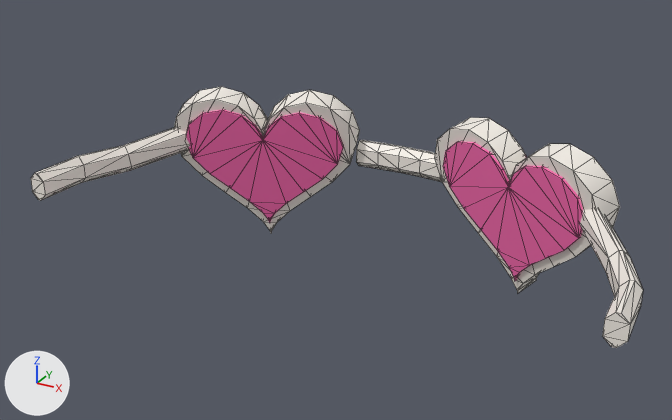
The FBX model TourDeLaChance-Unity/Assets/Models/lunettes_coeur.fbx, before and after one commit.
Rendered twice from a 50 mm camera at (0.538, -1.106, 0.526) aimed at (-0.011, -0.109, 0.027). The axes (+X, +Y, +Z) are drawn at lower left. The lights are the same throughout. The older version comes first. Mesh edges are drawn as thin lines. Where no turn or scale is listed for an object, it has been applied to the vertices.

Script lines for the objects in view, before the commit:
```python
me_lunettes_coeur_001 = bpy.data.meshes.new('lunettes_coeur.001')
me_lunettes_coeur_001.from_pydata(...)  # 344 vertices, 652 faces; spans x -0.407..0.407, y -0.263..0.087, z -0.109..0.135
# faces by material slot: [216, 412, 24]
me_lunettes_coeur_001.materials.append(mat_m_verrerose)  # pink #ff6fb5
me_lunettes_coeur_001.materials.append(mat_m_blanccasse)  # white #f4eee6
me_lunettes_coeur_001.materials.append(mat_m_reflet)  # white #ffffff
ob_lunettes_coeur = bpy.data.objects.new('lunettes_coeur', me_lunettes_coeur_001)
ob_lunettes_coeur.location = (0.0, 0.0, 0.0)
```
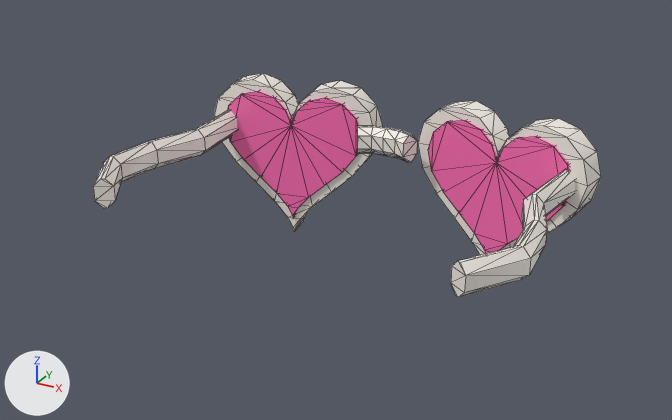
Where the change shows, as pixel boxes (x1, y1, x2, y2) in the pictures (672 x 420 px; the box of a moved part takes in the faces that stretch with it):
'lunettes_coeur', reshaped (17% narrower, 14% shorter)
    before: (31, 87, 643, 348)
    after: (93, 73, 601, 297)
part 1 of me_lunettes_coeur_001, moved or reshaped
    before: (443, 141, 583, 281)
    after: (418, 101, 601, 255)
part 2 of me_lunettes_coeur_001, moved or reshaped
    before: (434, 117, 620, 293)
    after: (428, 120, 570, 254)
part 3 of me_lunettes_coeur_001, moved or reshaped
    before: (186, 109, 343, 223)
    after: (214, 73, 383, 232)
part 4 of me_lunettes_coeur_001, moved or reshaped
    before: (174, 87, 360, 233)
    after: (228, 91, 359, 218)
part 5 of me_lunettes_coeur_001, added
    after: (451, 170, 576, 297)
part 6 of me_lunettes_coeur_001, added
    after: (93, 110, 237, 208)
part 7 of me_lunettes_coeur_001, added
    after: (357, 125, 417, 163)
part 8 of me_lunettes_coeur_001, deleted
    before: (356, 140, 442, 182)
part 9 of me_lunettes_coeur_001, deleted
    before: (31, 128, 190, 200)
part 10 of me_lunettes_coeur_001, deleted
    before: (580, 209, 643, 348)

What the commit changed:
me_lunettes_coeur_001 is used by ob_lunettes_coeur; location (0.0, 0.0, 0.0).
me_lunettes_coeur_001 had 344 vertices, 652 faces and spanned x -0.407..0.407, y -0.263..0.087, z -0.109..0.135.
me_lunettes_coeur_001 now has 360 vertices, 684 faces and spans x -0.296..0.296, y -0.307..0.092, z -0.095..0.145.
me_lunettes_coeur_001 part 1: the loose piece of 56 vertices spanning x 0.08..0.32, y -0.052..0.084, z -0.086..0.12 is multiplied about its middle by the matrix ((1.044, -0.26, 0.029), (0.12, 0.817, 0.164), (-0.088, -0.223, 1.176)), then moved by (-0.036, 0.026, 0.01), in mat_m_blanccasse (white #f4eee6).
me_lunettes_coeur_001 part 2: the loose piece of 56 vertices spanning x 0.062..0.337, y -0.057..0.087, z -0.109..0.135 is multiplied about its middle by the matrix ((0.795, -0.094, 0.042), (0.299, 1.127, 0.236), (-0.061, -0.155, 0.816)), then moved by (-0.037, 0.022, 0.018), in mat_m_verrerose (pink #ff6fb5).
me_lunettes_coeur_001 part 3: the loose piece of 56 vertices spanning x -0.32..-0.08, y -0.052..0.084, z -0.086..0.12 is multiplied about its middle by the matrix ((1.044, 0.26, -0.029), (-0.12, 0.817, 0.164), (0.088, -0.223, 1.176)), then moved by (0.036, 0.026, 0.01), in mat_m_blanccasse (white #f4eee6).
me_lunettes_coeur_001 part 4: the loose piece of 56 vertices spanning x -0.337..-0.062, y -0.057..0.087, z -0.109..0.135 is multiplied about its middle by the matrix ((0.795, 0.094, -0.042), (-0.299, 1.127, 0.236), (0.061, -0.155, 0.816)), then moved by (0.037, 0.022, 0.018), in mat_m_verrerose (pink #ff6fb5).
me_lunettes_coeur_001 part 5: a new loose piece of 40 vertices spanning x 0.227..0.293, y -0.307..0.028, z 0.055..0.095, in mat_m_blanccasse (white #f4eee6).
me_lunettes_coeur_001 part 6: a new loose piece of 40 vertices spanning x -0.293..-0.227, y -0.307..0.028, z 0.055..0.095, in mat_m_blanccasse (white #f4eee6).
me_lunettes_coeur_001 part 7: a new loose piece of 40 vertices spanning x -0.047..0.047, y -0.002..0.033, z 0.065..0.105, in mat_m_blanccasse (white #f4eee6).
me_lunettes_coeur_001 part 8: the loose piece of 40 vertices spanning x -0.07..0.07, y 0.058..0.087, z 0.02..0.06 is deleted.
me_lunettes_coeur_001 part 9: the loose piece of 32 vertices spanning x -0.407..-0.289, y -0.263..-0.021, z 0.02..0.081 is deleted.
me_lunettes_coeur_001 part 10: the loose piece of 32 vertices spanning x 0.289..0.407, y -0.263..-0.021, z 0.02..0.081 is deleted.
Other edits to the shape of me_lunettes_coeur_001 do not show in these pictures.
